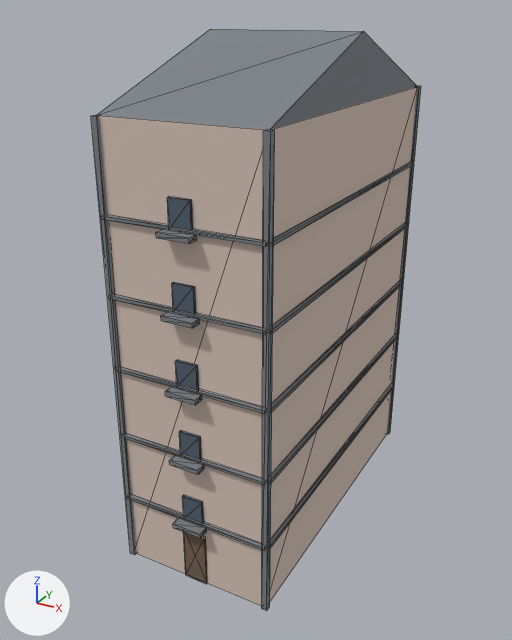
Renders of the glTF model public/buildings/lot_1x2.glb from each side of a commit.
One viewpoint serves both versions: a camera (50 mm lens) standing at (16.4, -18.8, 21.8) and looking at (2.7, 6.1, 9.3). Lighting does not change. The marker at lower left points along +X, +Y and +Z. The older version comes first. Mesh edges are drawn as thin lines. Vertices at exactly the same position are counted once.

Objects in the first picture: 'lot_1x2'.
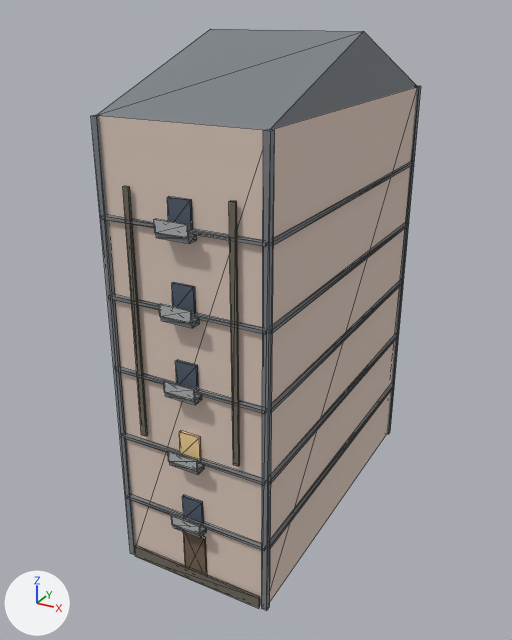
Edits to the bpy script that builds the scene:
```text
Add mat_lot_1x2_metal:
    mat_lot_1x2_metal = principled_material('lot_1x2_metal')
    mat_lot_1x2_metal.base_color = (0.44, 0.46, 0.47)  # grey #b1b5b6
    mat_lot_1x2_metal.roughness = 0.85
Add mat_lot_1x2_dirt:
    mat_lot_1x2_dirt = principled_material('lot_1x2_dirt')
    mat_lot_1x2_dirt.base_color = (0.16, 0.14, 0.11)  # brown #6f695d
    mat_lot_1x2_dirt.roughness = 0.85
Add mat_lot_1x2_lit_glass:
    mat_lot_1x2_lit_glass = principled_material('lot_1x2_lit_glass')
    mat_lot_1x2_lit_glass.base_color = (0.95, 0.68, 0.32)  # beige #f9d799
    mat_lot_1x2_lit_glass.roughness = 0.85
Change me_lot_1x2:
    used by ob_lot_1x2; location = (0.0, 0.0, 0.0)
    remove me_lot_1x2.from_pydata(...)  # 290 vertices, 438 faces; spans x -0.2..6.7, y -0.6..14.7, z 0.0..21.0
    add me_lot_1x2.from_pydata(...)  # 352 vertices, 546 faces; spans x -0.2..6.7, y -0.6..14.7, z 0.0..21.0
    me_lot_1x2 part 1: a new loose piece, a box spanning x 0.2..6.3, y -0.18..-0.1, z 0.0..0.55, in mat_lot_1x2_dirt (brown #6f695d)
    me_lot_1x2 part 2: a new loose piece, a box spanning x 1.05..1.29, y -0.19..-0.11, z 6.475..16.28, in mat_lot_1x2_dirt (brown #6f695d)
    me_lot_1x2 part 3: a new loose piece, a box spanning x 5.21..5.45, y -0.19..-0.11, z 6.475..16.28, in mat_lot_1x2_dirt (brown #6f695d)
    me_lot_1x2 part 4
    18 vertices are added at x 2.6..3.9, y -0.6, z 3.0..15.4
    12 new vertices lie (0.0, 0.0, 0.4) away from vertices in x 2.6..3.9, y -0.6, z 6.0..15.0
    60 new faces join them, mat_lot_1x2_metal (grey #b1b5b6)
    me_lot_1x2 part 5: 12 faces spanning x 2.8..3.7, y -0.1..0.0, z 6.0..7.1 switch from mat_lot_1x2_glass (greyish blue #505d6c) to mat_lot_1x2_lit_glass (beige #f9d799)
    other edits to the shape of me_lot_1x2 do not show in these pictures
    add me_lot_1x2.materials.append(mat_lot_1x2_metal)  # grey #b1b5b6
    add me_lot_1x2.materials.append(mat_lot_1x2_dirt)  # brown #6f695d
```

Pixel boxes [x1, y1, x2, y2] of what changed, in the pictures (512 x 640 px):
part 1 of me_lot_1x2, added
    after: [135, 545, 260, 609]
part 2 of me_lot_1x2, added
    after: [123, 186, 148, 436]
part 3 of me_lot_1x2, added
    after: [229, 201, 240, 466]
part 4 of me_lot_1x2, added
    after: [154, 219, 200, 535]
part 5 of me_lot_1x2, recoloured (greyish blue to beige)
    both: [179, 430, 201, 460]
